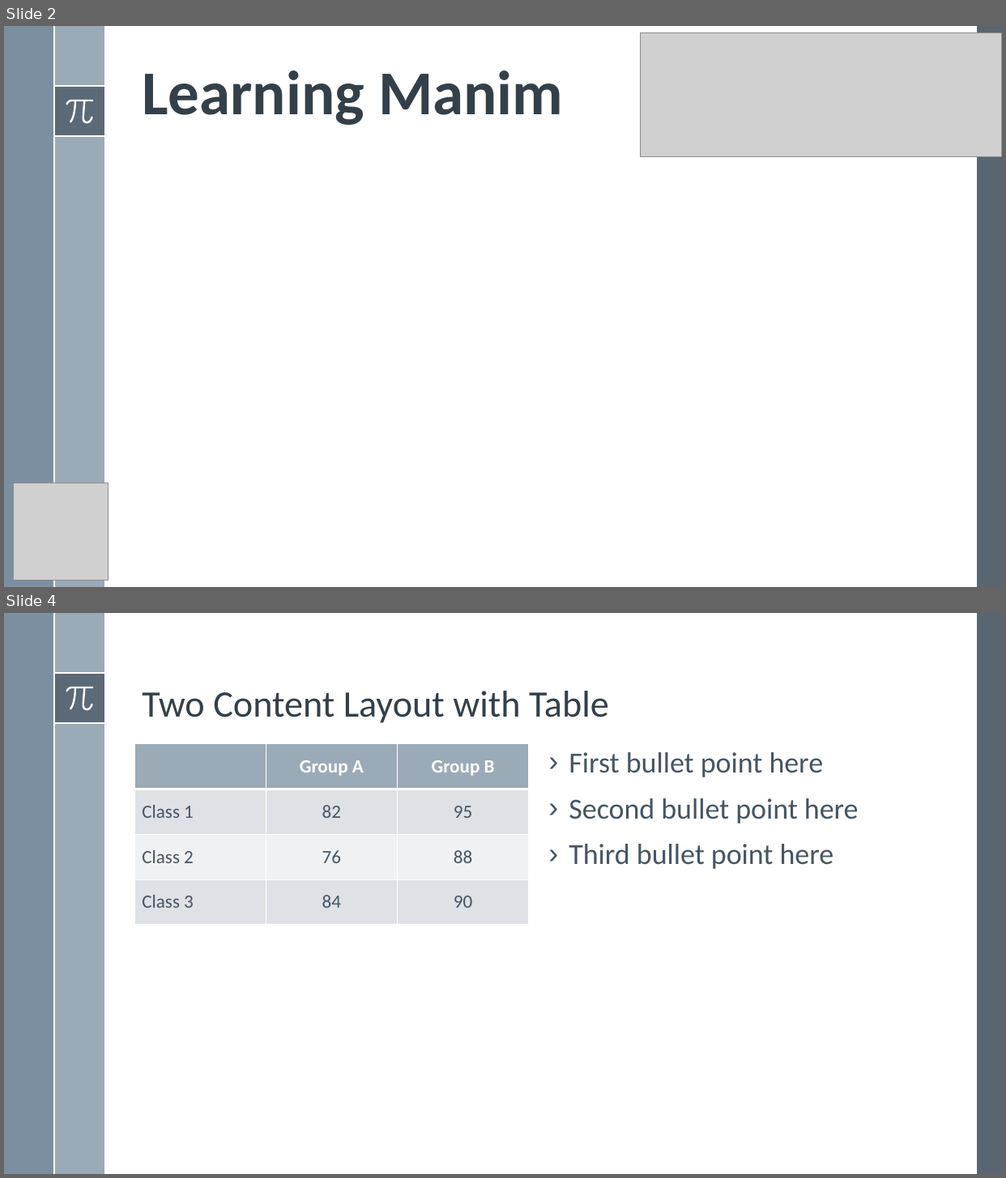
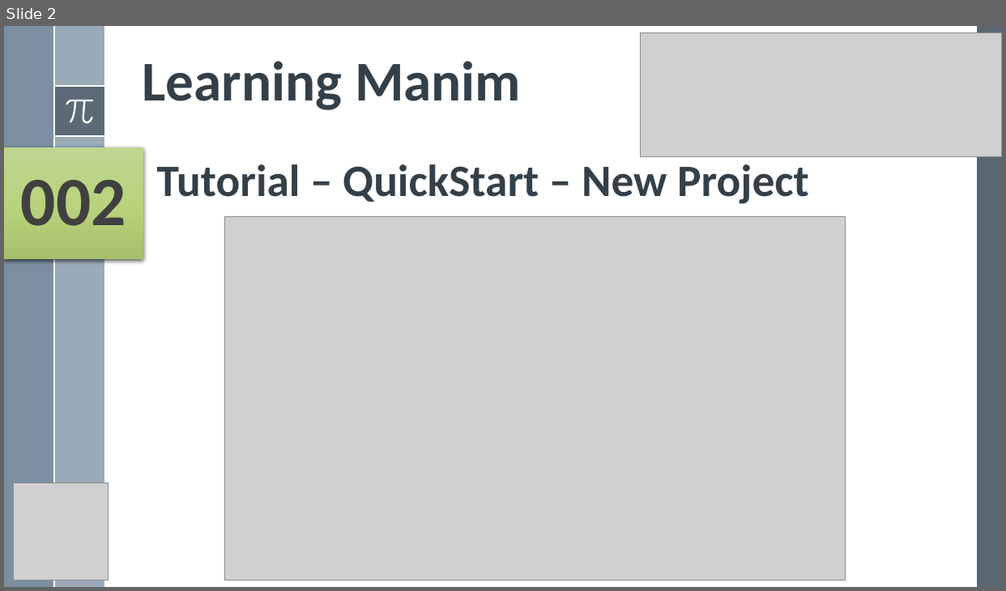
Before and after one commit to yasenstar/python, a slide deck: Manim/Learn Manim Library by Practice.pptx. Shown one above the other, each under a label of ours: slides 2 and 4 before the commit, slide 2 after it; the slides between them are not shown. The pictures are 1006x1178 and 1006x591 pixels, drawn with LibreOffice and Linux fonts; fonts in the diff are those of the drawing; grey boxes stand for pictures. Boxes give left, top, right and bottom in pixels: in the first picture for what was removed or moved away, otherwise in the second. Text is boxed around its words. In the diff, an @@ line names an element or a change of style, - is before the commit and + after.

Commit message:
add quickstart - project

```diff
--- a/Manim/Learn Manim Library by Practice.pptx
+++ b/Manim/Learn Manim Library by Practice.pptx
@@ slide 4 removed at (4, 613, 1002, 1174), background #FFFFFF; not listed: 8 template elements that a slide beside it also shows @@
@@ title removed at (142, 691, 609, 723) @@
-Two Content Layout with Table
@@ table removed at (134, 744, 530, 925), 4 rows, 3 columns @@
- | Group A | Group B
-Class 1 | 82 | 95
-Class 2 | 76 | 88
-Class 3 | 84 | 90
@@ text removed at (569, 752, 859, 869) @@
-› First bullet point here
-› Second bullet point here
-› Third bullet point here
@@ slide 2 changed as well @@
@@ title "Learning Manim" at (142, 61, 521, 110): size 60 to 54 pt @@
@@ rectangle added at (4, 148, 143, 259), fill gradient #C0D691 to #BAD47E to #A7C16B, 66.6 pt, text #404040, bold @@
+002
@@ text added at (157, 165, 809, 204), 43.2 pt, text #35404A, bold @@
+Tutorial – QuickStart – New Project
@@ picture added at (225, 217, 846, 581) @@
```
Also in this commit, not shown: 1 other slide changed, 8 other slides removed, 5 other files.
